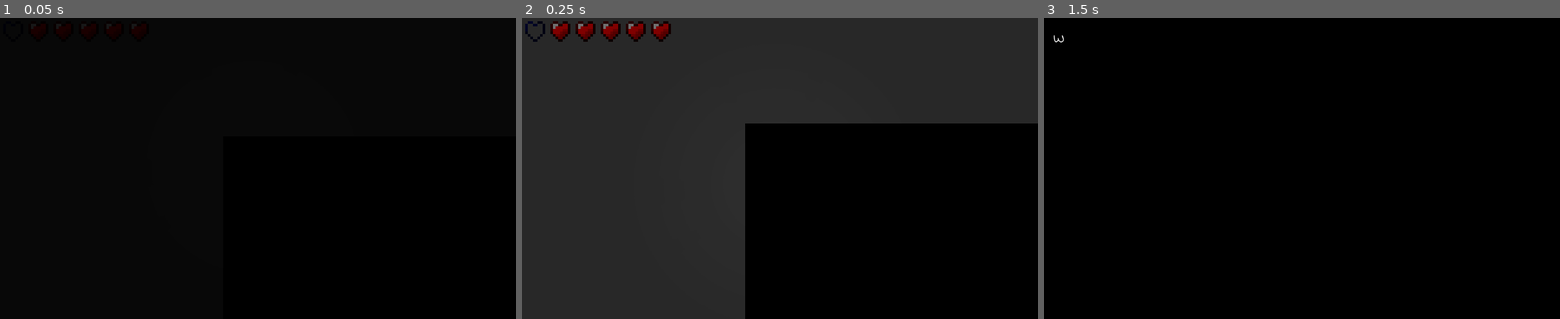
Above: before the commit, frames 1-3 (left to right).
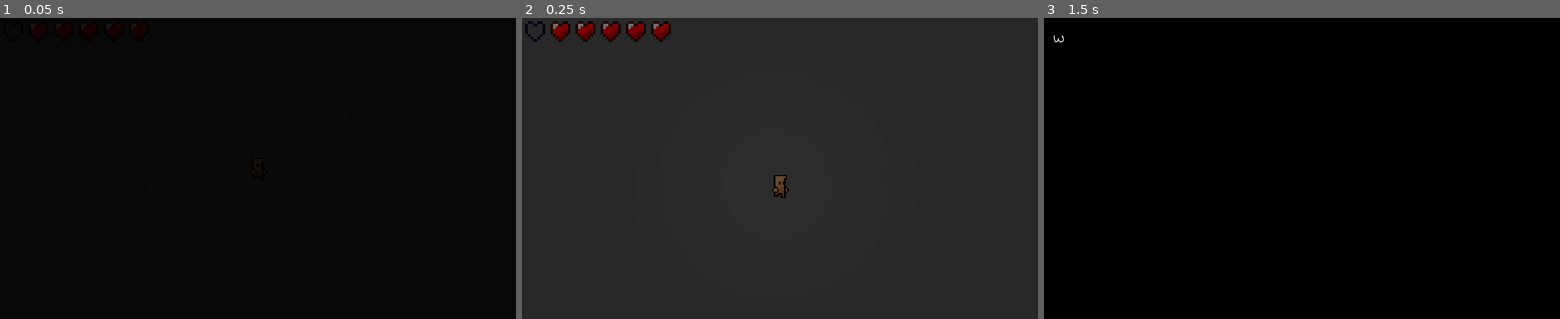
Above: after the commit, the same moments.

Repository: Zeno3463/Generation-142
Game: Godot game, scene res://scenes/Levels/Final Scene/Final Scene.tscn
The game is run twice, just before and just after one commit, with the same random seed, the same clock (stepped at 60 frames per second) and the same inputs. This scene is started directly instead of the project's main scene. Sound files missing from this copy of the repository are replaced by a short silence.
Inputs (mouse positions are in pixels of both pictures, inside the frame that each line leads up to):
- Up to frame 1 (0.05 s): no input
- Up to frame 2 (0.25 s): no input
- Up to frame 3 (1.5 s): move the mouse to (1415, 153) at 0.52 s; hold Right (ui_right) from 0.53 s (still down); tap X (attack) at 0.6 s; tap Up (ui_up) at 0.77 s; tap Z (dash) at 0.8, 1.35 s; tap Enter at 1.25 s; move the mouse to (1198, 183) at 1.27 s

The runs differ from the first frame. In frame 2, 37% of the frame differs, in the area x 43-100%, y 35-100%; in frame 3, nothing differs.

Commit message:
added music to end credit scene

Diff:
--- a/project.godot
+++ b/project.godot
@@ -48,7 +48,6 @@
 Player="*res://scenes/Player.tscn"
 Ui="*res://scenes/UI.tscn"
 GlobalVariables="*res://scenes/Global Variables.tscn"
-StartScreen="res://scenes/Start Screen.tscn"
 Music="*res://scenes/Music.tscn"
 
 [display]
--- a/scenes/Menu.tscn
+++ b/scenes/Menu.tscn
@@ -185,7 +185,7 @@
 
 [node name="Continue" type="Button" parent="CanvasLayer/Menu/VBoxContainer"]
 pause_mode = 2
-margin_right = 226.0
+margin_right = 225.0
 margin_bottom = 59.0
 custom_colors/font_color_disabled = Color( 0.439216, 0.439216, 0.439216, 0.317647 )
 custom_colors/font_color = Color( 0.592157, 0.592157, 0.592157, 1 )
@@ -206,7 +206,7 @@
 [node name="New Game" type="Button" parent="CanvasLayer/Menu/VBoxContainer"]
 pause_mode = 2
 margin_top = 79.0
-margin_right = 226.0
+margin_right = 225.0
 margin_bottom = 138.0
 custom_colors/font_color_disabled = Color( 0.439216, 0.439216, 0.439216, 0.317647 )
 custom_colors/font_color = Color( 0.592157, 0.592157, 0.592157, 1 )
@@ -226,7 +226,7 @@
 [node name="Controls" type="Button" parent="CanvasLayer/Menu/VBoxContainer"]
 pause_mode = 2
 margin_top = 158.0
-margin_right = 226.0
+margin_right = 225.0
 margin_bottom = 217.0
 custom_colors/font_color_disabled = Color( 0.439216, 0.439216, 0.439216, 0.317647 )
 custom_colors/font_color = Color( 0.592157, 0.592157, 0.592157, 1 )
@@ -246,7 +246,7 @@
 [node name="Settings" type="Button" parent="CanvasLayer/Menu/VBoxContainer"]
 pause_mode = 2
 margin_top = 237.0
-margin_right = 226.0
+margin_right = 225.0
 margin_bottom = 296.0
 custom_colors/font_color_disabled = Color( 0.439216, 0.439216, 0.439216, 0.317647 )
 custom_colors/font_color = Color( 0.592157, 0.592157, 0.592157, 1 )
@@ -266,7 +266,7 @@
 [node name="Quit" type="Button" parent="CanvasLayer/Menu/VBoxContainer"]
 pause_mode = 2
 margin_top = 316.0
-margin_right = 226.0
+margin_right = 225.0
 margin_bottom = 375.0
 custom_colors/font_color_disabled = Color( 0.439216, 0.439216, 0.439216, 0.317647 )
 custom_colors/font_color = Color( 0.592157, 0.592157, 0.592157, 1 )
--- a/scripts/Credit Scene.gd
+++ b/scripts/Credit Scene.gd
@@ -5,6 +5,7 @@
 export var time_btw_texts = 1
 
 func play():
+	Music.play()
 	$TextureRect2.visible = true
 	for i in credits:
 		$RichTextLabel.bbcode_text = i
@@ -14,3 +15,4 @@
 		$AnimationPlayer.play_backwards("Fade In")
 		yield($AnimationPlayer, "animation_finished")
 		yield(get_tree().create_timer(time_btw_texts), "timeout")
+	get_tree().change_scene("res://scenes/Menu.tscn")
--- a/scripts/Final Dialogue.gd
+++ b/scripts/Final Dialogue.gd
@@ -12,6 +12,7 @@
 var is_displaying_dialogue = false
 
 func _ready():
+	Music.stop()
 	$AudioStreamPlayer.volume_db = GlobalVariables.sound_volume
 
 func _process(delta):
Not shown, removed: musics/End Credit Music.mp3.import
Not shown, removed: musics/End Credit Music.mp3
